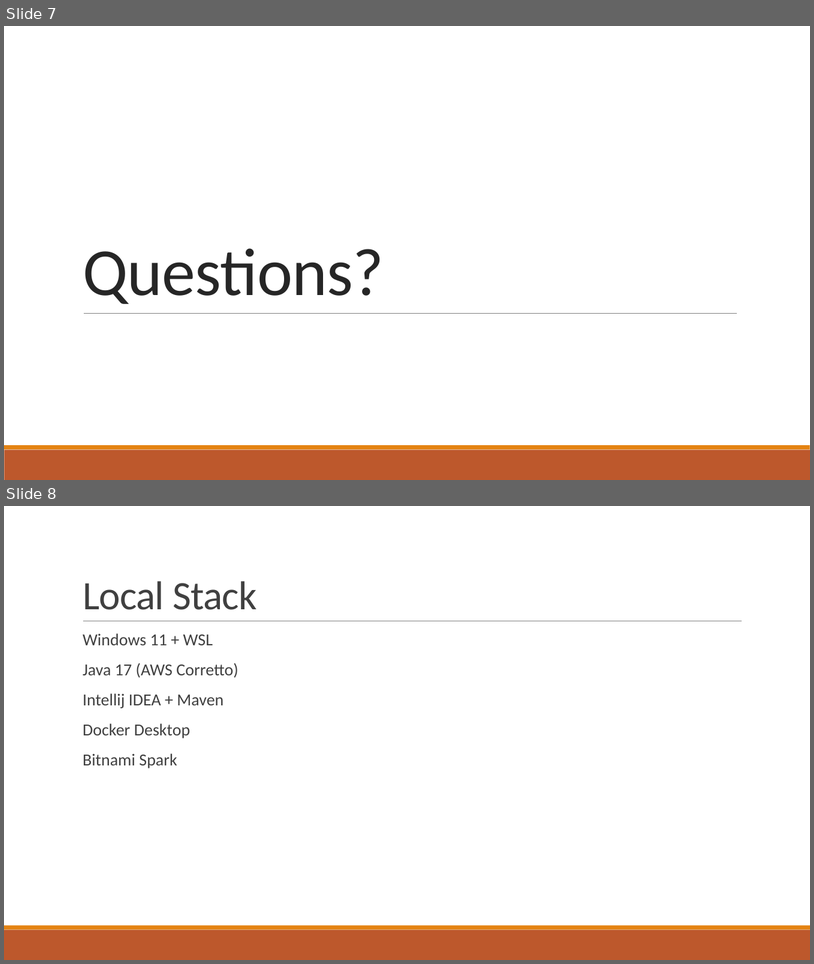
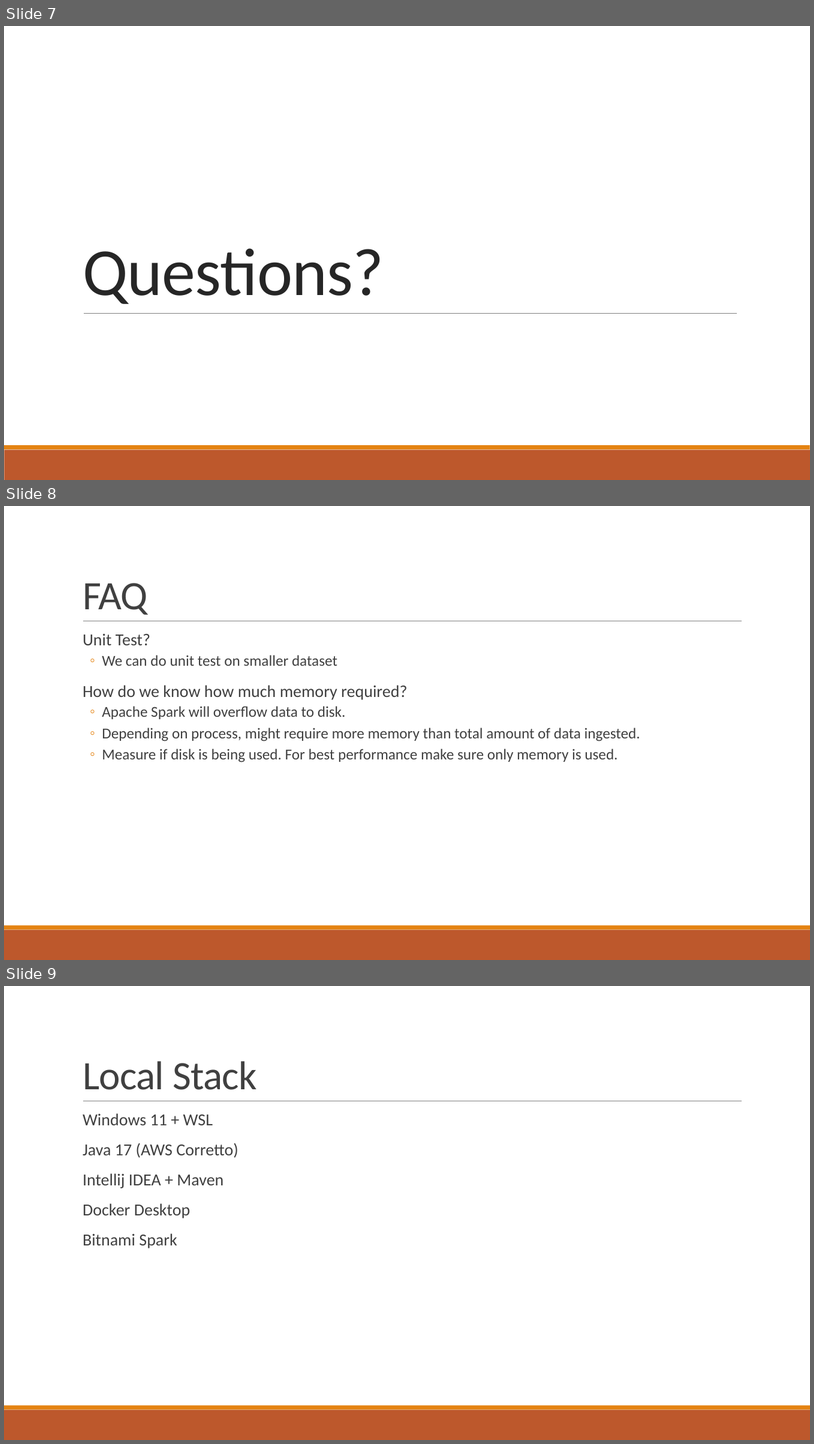
Before and after one commit to nik-yo/ApacheSparkApp, a slide deck: slides/Big Data with Apache Spark and Java.pptx. Shown one above the other, each under a label of ours: slides 7 and 8 before the commit, slides 7, 8 and 9 after it. The pictures are 814x964 and 814x1444 pixels, drawn with LibreOffice and Linux fonts; fonts in the diff are those of the drawing. Boxes give left, top, right and bottom in pixels: in the first picture for what was removed or moved away, otherwise in the second. Text is boxed around its words. In the diff, an @@ line names an element or a change of style, - is before the commit and + after.

```diff
--- a/slides/Big Data with Apache Spark and Java.pptx
+++ b/slides/Big Data with Apache Spark and Java.pptx
@@ slide 8 added at [4, 506, 810, 960], background #FFFFFF; not listed: 3 template elements that a slide beside it also shows @@
@@ title added at [83, 583, 148, 615], 48 pt, text #404040 @@
+FAQ
@@ text added at [83, 633, 641, 762], 18 pt, text #404040 @@
+  Unit Test?
+  ◦ We can do unit test on smaller dataset
+  How do we know how much memory required?
+  ◦ Apache Spark will overflow data to disk.
+  ◦ Depending on process, might require more memory than total amount of data ingested.
+  ◦ Measure if disk is being used. For best performance make sure only memory is used.
@@ what was slide 8 is now slide 9 @@
```
Also in this commit, not shown: 2 slides changed, 4 other files.
